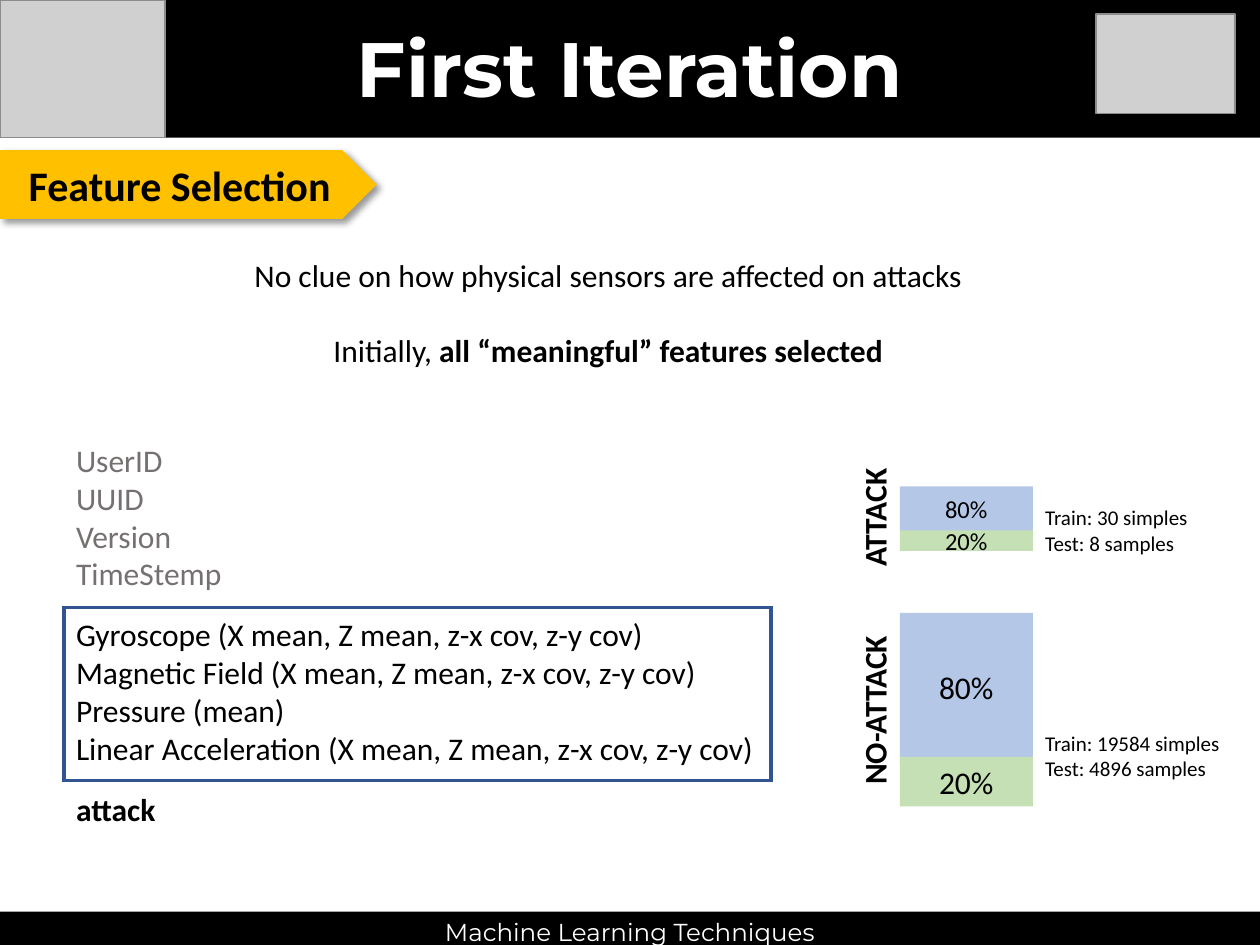
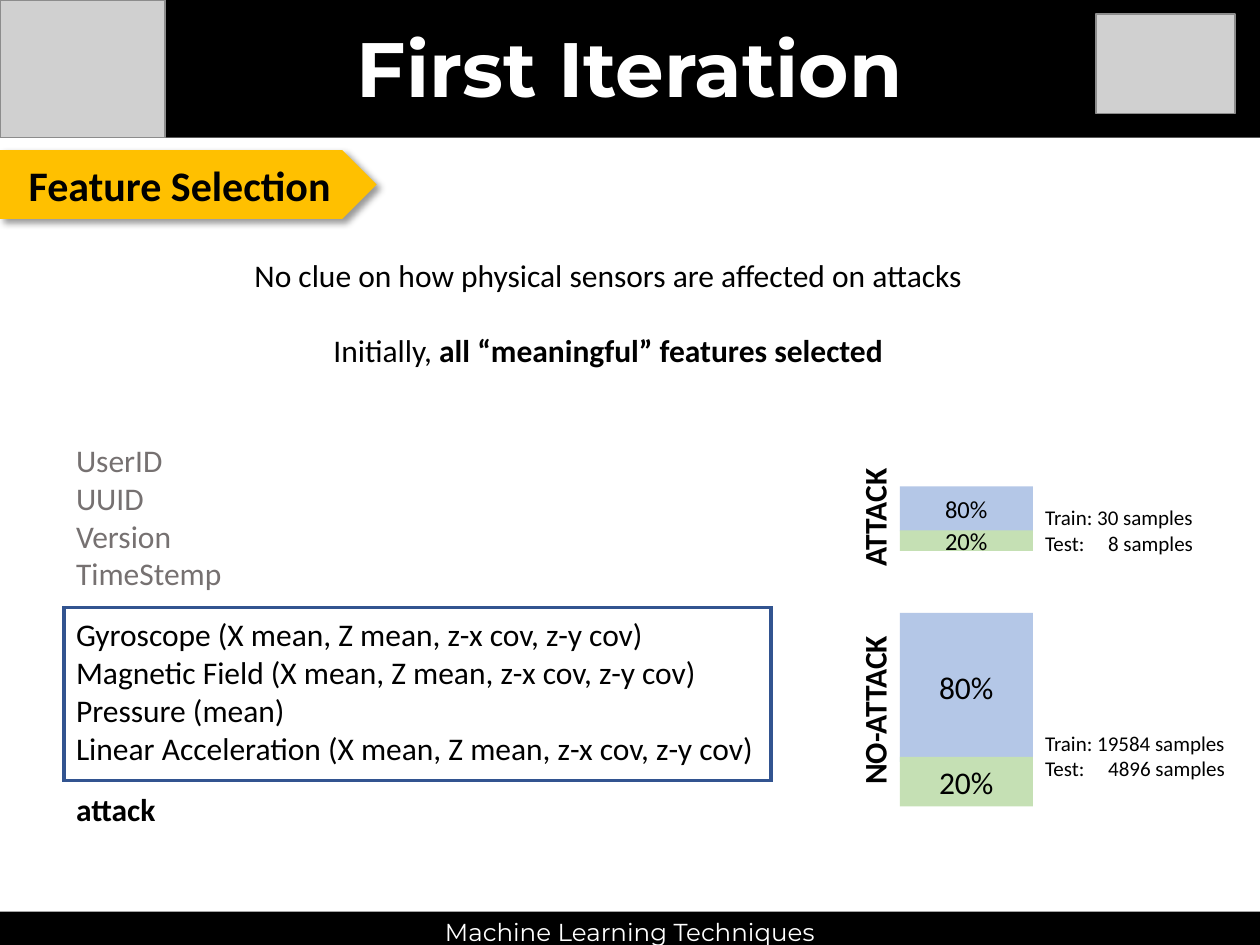
Before and after one commit to thmasker/ML_lab, a slide deck: slide 2 of Task3/doc/Task3.pptx. Drawn at 1260x945 pixels with LibreOffice and Linux fonts; fonts in the diff are those of the drawing; grey boxes stand for pictures. Boxes give left, top, right and bottom in pixels: in the first picture for what was removed or moved away, otherwise in the second. Text is boxed around its words. In the diff, an @@ line names an element or a change of style, - is before the commit and + after.

```diff
--- a/Task3/doc/Task3.pptx
+++ b/Task3/doc/Task3.pptx
@@ text at box(1045, 510, 1192, 529): text changed @@
-Train: 30 simples
+Train: 30 samples
@@ text at box(1045, 736, 1224, 755): text changed @@
-Train: 19584 simples
+Train: 19584 samples
```
Also in this commit, not shown: 2 other slides changed, 1 other file.
